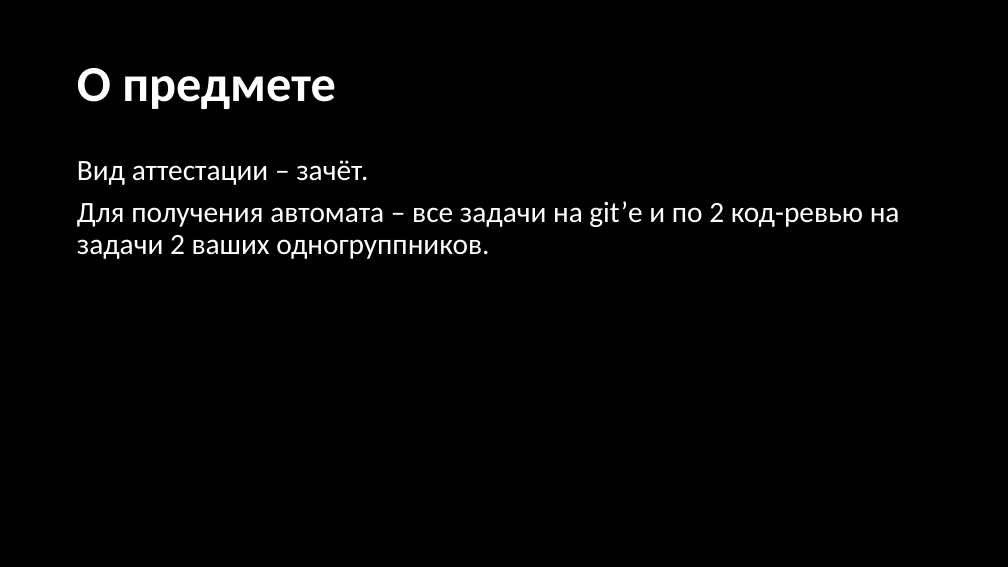
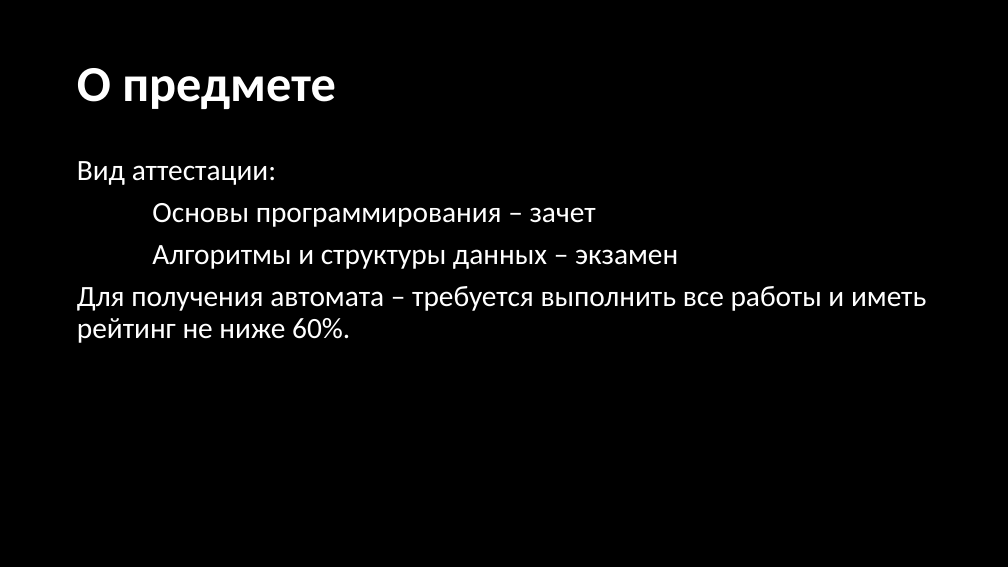
Before and after one commit to stsdmchv/OP-2022, a slide deck: slide 4 of Занятия/Занятие 1.pptx. Drawn at 1008x567 pixels with LibreOffice and Linux fonts; fonts in the diff are those of the drawing. Boxes give left, top, right and bottom in pixels: in the first picture for what was removed or moved away, otherwise in the second. Text is boxed around its words. In the diff, an @@ line names an element or a change of style, - is before the commit and + after.

```diff
--- a/Занятия/Занятие 1.pptx
+++ b/Занятия/Занятие 1.pptx
@@ text at bbox=[77, 161, 926, 343]: text changed @@
-Вид аттестации – зачёт.
-Для получения автомата – все задачи на git’е и по 2 код-ревью на задачи 2 ваших одногруппников.
+Вид аттестации:
+Основы программирования – зачет
+Алгоритмы и структуры данных – экзамен
+Для получения автомата – требуется выполнить все работы и иметь рейтинг не ниже 60%.
```
Also in this commit, not shown: 2 other slides changed, 17 slides removed, 1 other file.
